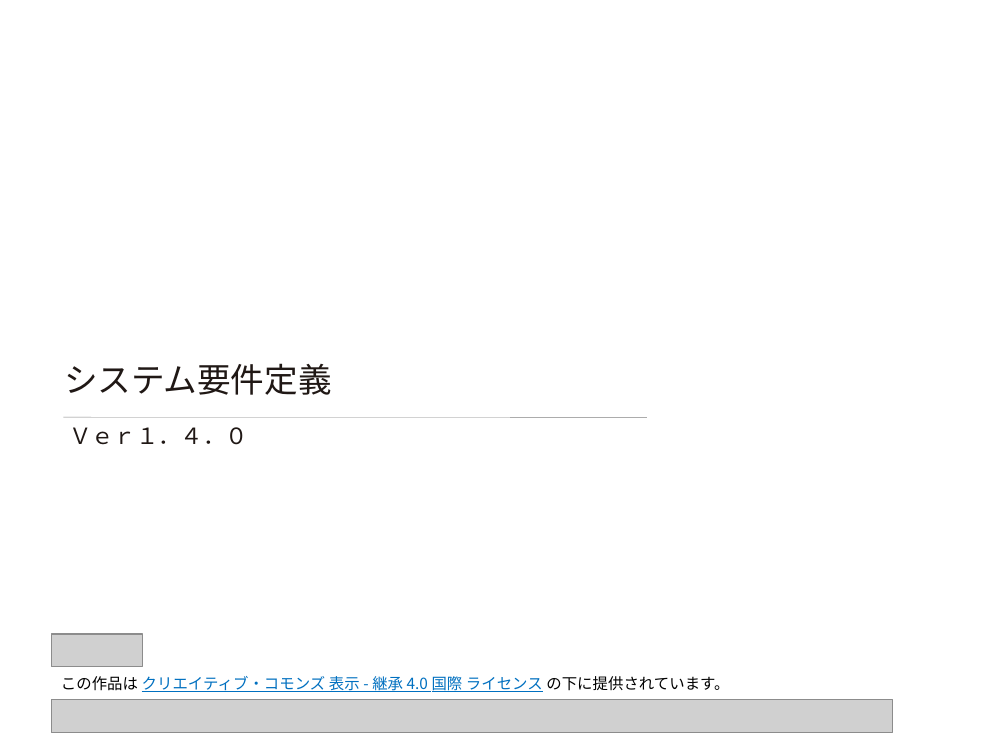
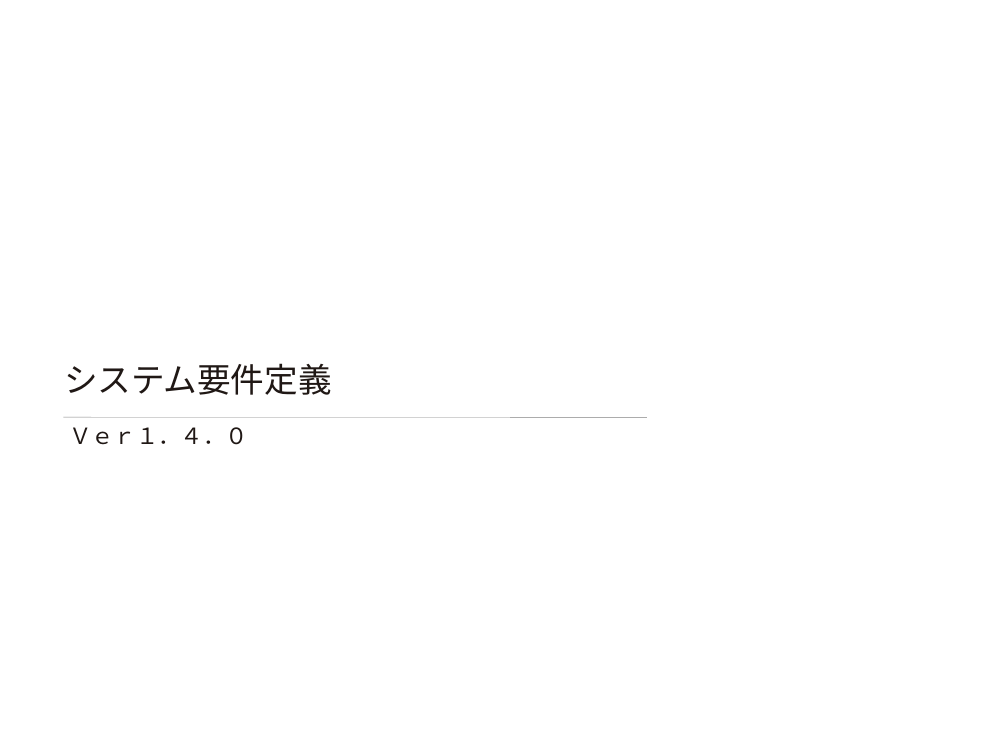
Before and after one commit to Fintan-contents/requirement-definition-basic-training-materials, a slide deck: slide 1 of original/04.システム要件定義/04.要件定義研修テキスト_システム要件定義.pptx. Drawn at 1008x756 pixels with LibreOffice and Linux fonts; fonts in the diff are those of the drawing; grey boxes stand for pictures; background and template pictures are left out. Boxes give left, top, right and bottom in pixels: in the first picture for what was removed or moved away, otherwise in the second. Text is boxed around its words. In the diff, an @@ line names an element or a change of style, - is before the commit and + after.

Commit message:
新ライセンス適用のためCCライセンス表記を削除。

```diff
--- a/original/04.システム要件定義/04.要件定義研修テキスト_システム要件定義.pptx
+++ b/original/04.システム要件定義/04.要件定義研修テキスト_システム要件定義.pptx
@@ picture removed at [51,634,142,666] @@
@@ text removed at [61,676,729,692] @@
-この作品は クリエイティブ・コモンズ 表示 - 継承 4.0 国際 ライセンス の下に提供されています。
@@ picture removed at [51,700,893,733] @@
```
Also in this commit, not shown: 1 other slide changed, 6 other files.
